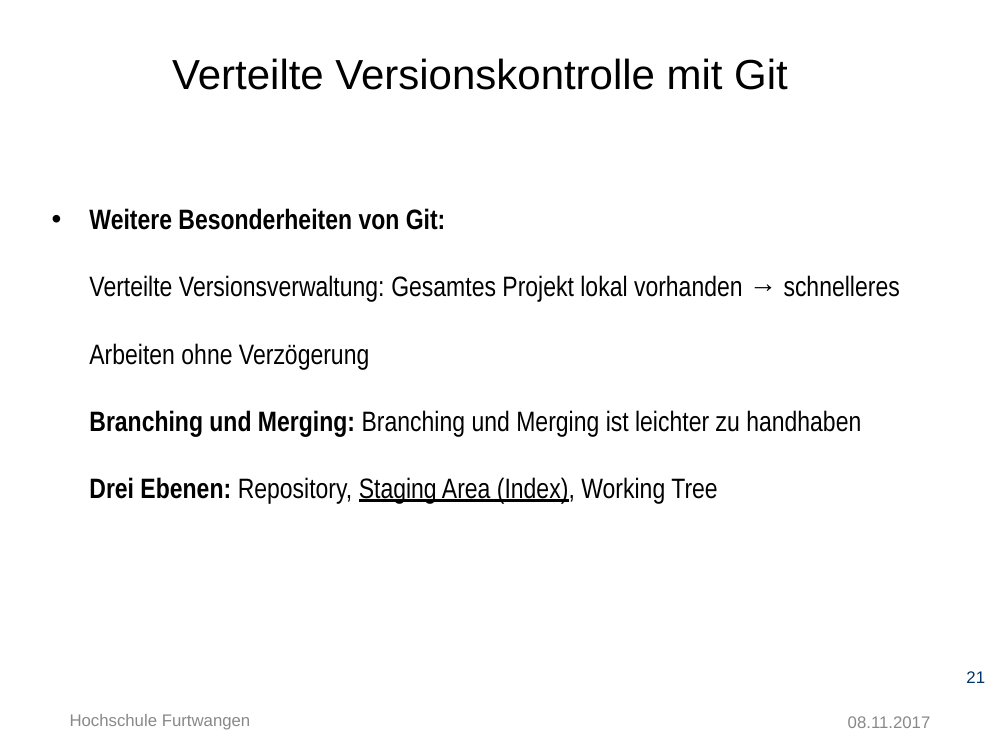
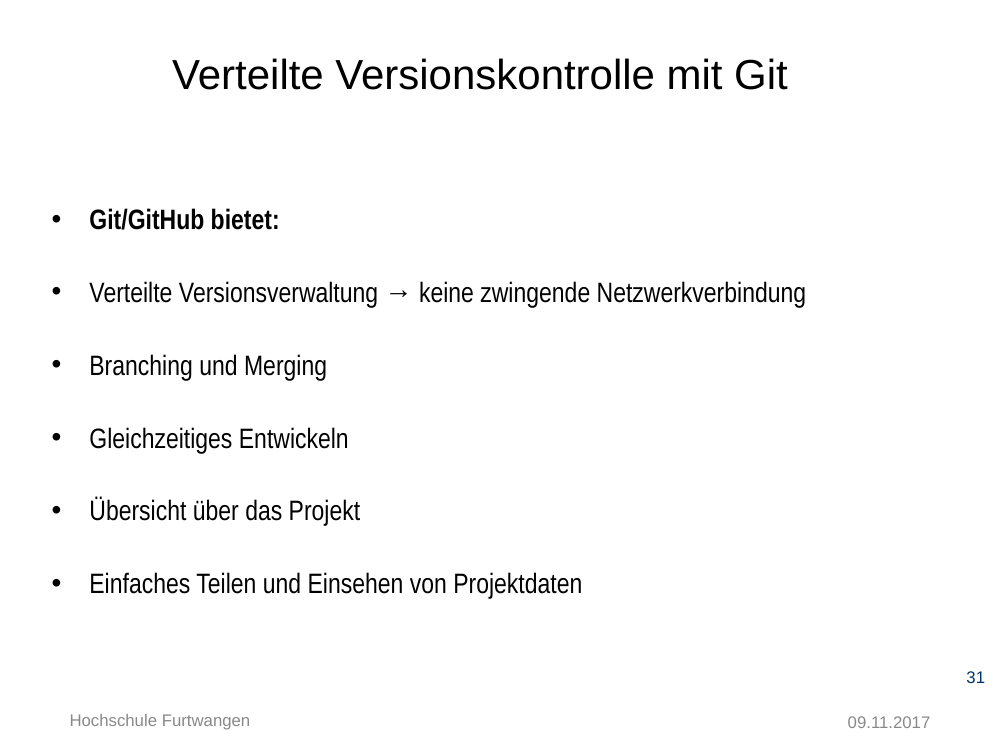
Before and after one commit to Ertugrul-Furtwangen/Erti, a slide deck: slide 31 of Thesis-Präsentation.pptx (slide 21 before the commit). Drawn at 1008x756 pixels with LibreOffice and Linux fonts; fonts in the diff are those of the drawing; background and template pictures are left out. Boxes give left, top, right and bottom in pixels: in the first picture for what was removed or moved away, otherwise in the second. Text is boxed around its words. In the diff, an @@ line names an element or a change of style, - is before the commit and + after.

```diff
--- a/Thesis-Präsentation.pptx
+++ b/Thesis-Präsentation.pptx
@@ text at <box>89,208,807,599</box>: text changed @@
-• Weitere Besonderheiten von Git:
-  Verteilte Versionsverwaltung: Gesamtes Projekt lokal vorhanden → schnelleres Arbeiten ohne Verzögerung
-  Branching und Merging: Branching und Merging ist leichter zu handhaben
-  Drei Ebenen: Repository, Staging Area (Index), Working Tree
+• Git/GitHub bietet:
+• Verteilte Versionsverwaltung → keine zwingende Netzwerkverbindung
+• Branching und Merging
+• Gleichzeitiges Entwickeln
+• Übersicht über das Projekt
+• Einfaches Teilen und Einsehen von Projektdaten
@@ page number at <box>966,671,985,683</box>: text changed @@
-21
+31
@@ text at <box>848,716,931,728</box>: text changed @@
-08.11.2017
+09.11.2017
```
Also in this commit, not shown: 39 other slides changed, 3 slides added, 2 slides removed.
